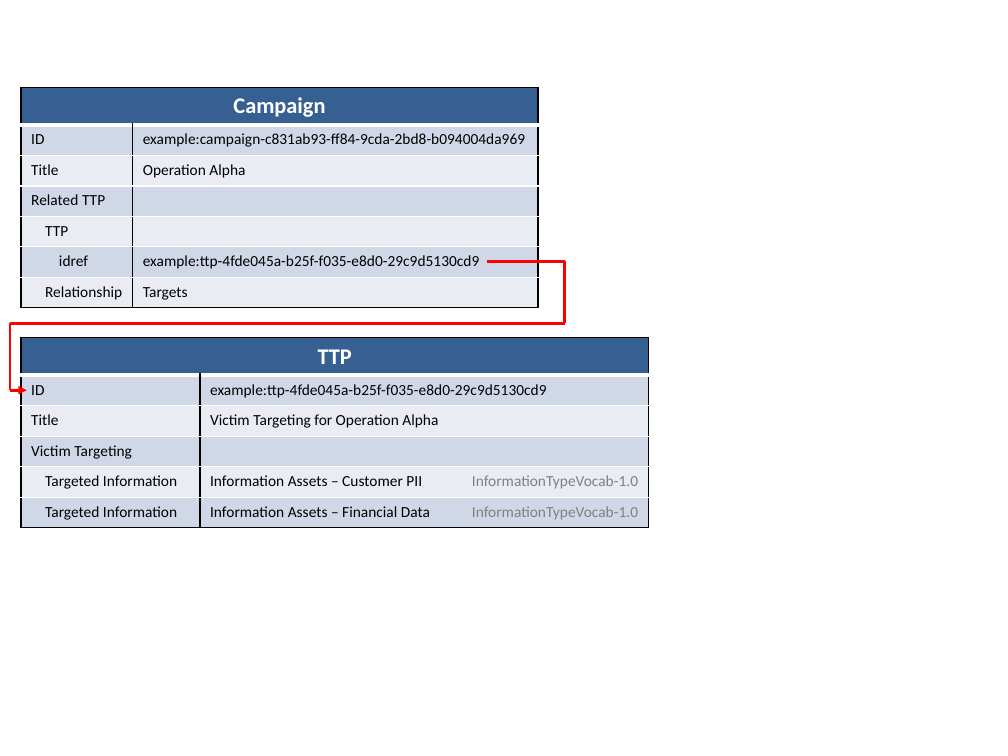
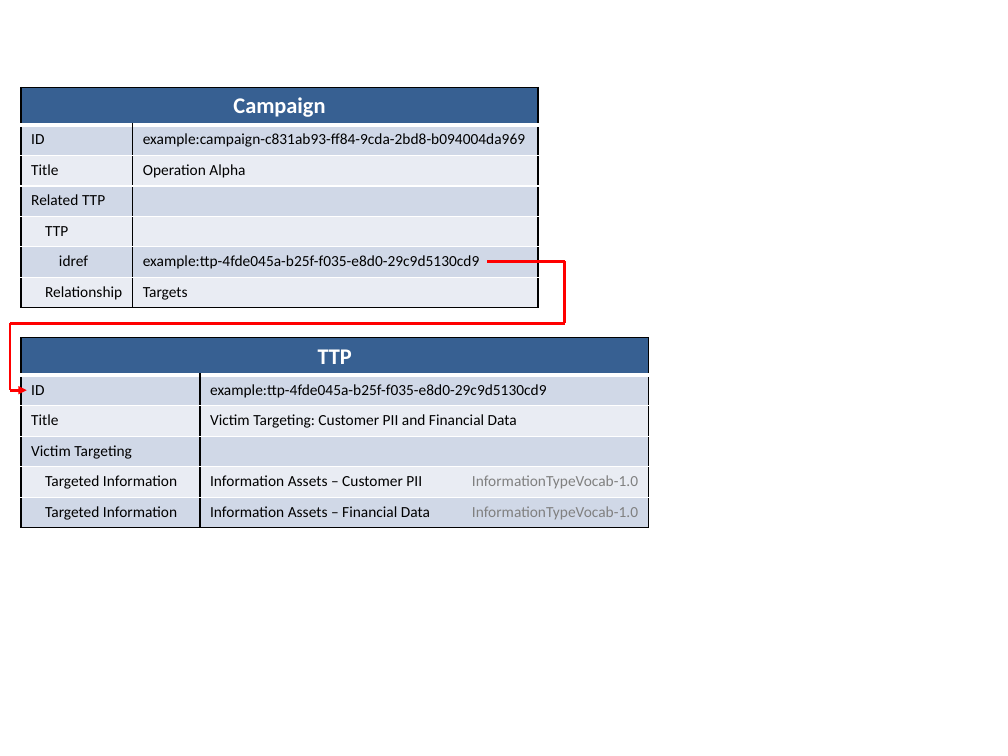
Before and after one commit to STIXProject/stixproject.github.io, a slide deck: slide 1 of idioms/campaign/victim-targeting/diagram.pptx. Drawn at 1008x756 pixels with LibreOffice and Linux fonts; fonts in the diff are those of the drawing. Boxes give left, top, right and bottom in pixels: in the first picture for what was removed or moved away, otherwise in the second. Text is boxed around its words. In the diff, an @@ line names an element or a change of style, - is before the commit and + after.

Commit message:
Changed Title of the TTP to "Victim Targeting: Customer PII and Financial Data". The previous title too tightly coupled the TTP to that specific Campaign losing its effectiveness as a TTP abstraction of victim targeting that could be shared by other Campaigns and Threat Actors.

```diff
--- a/idioms/campaign/victim-targeting/diagram.pptx
+++ b/idioms/campaign/victim-targeting/diagram.pptx
@@ table at (21, 338, 649, 527) @@
-row 3, column 2: Victim Targeting for Operation Alpha
+row 3, column 2: Victim Targeting: Customer PII and Financial Data
```
Also in this commit, not shown: 4 other files.
